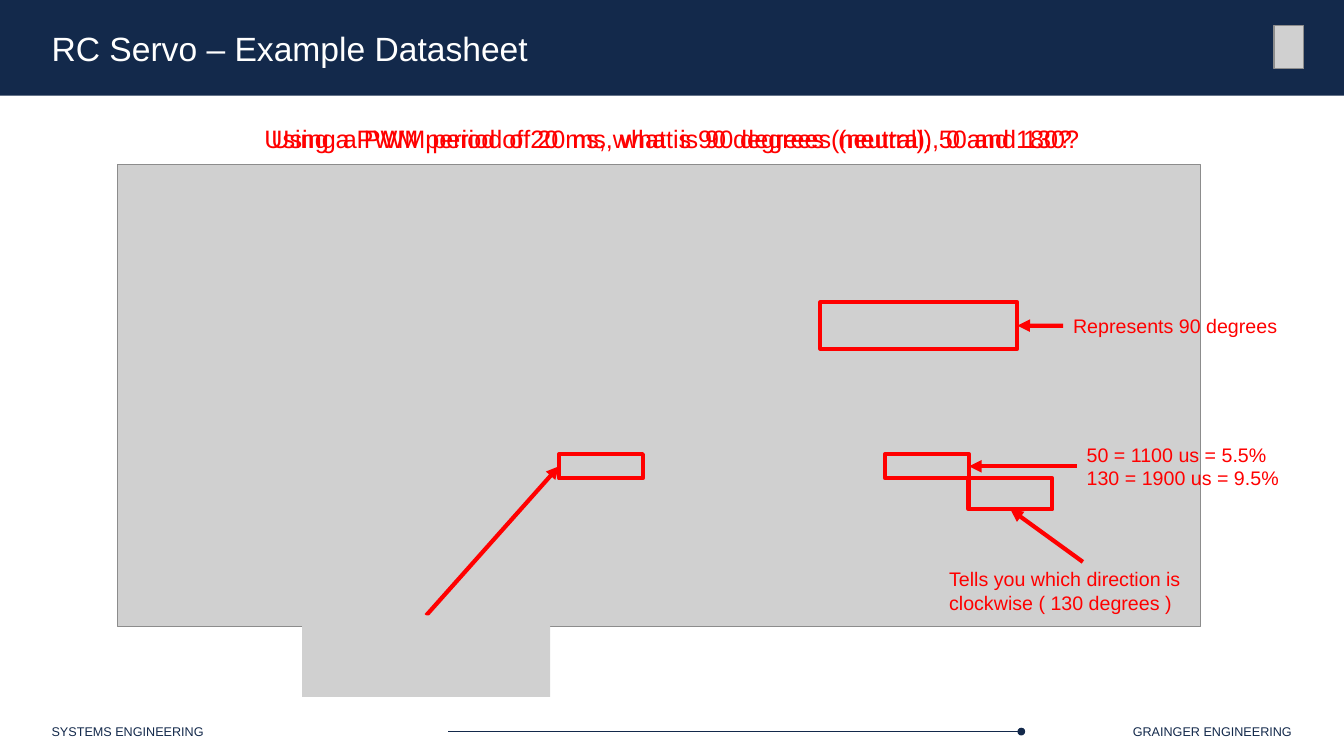
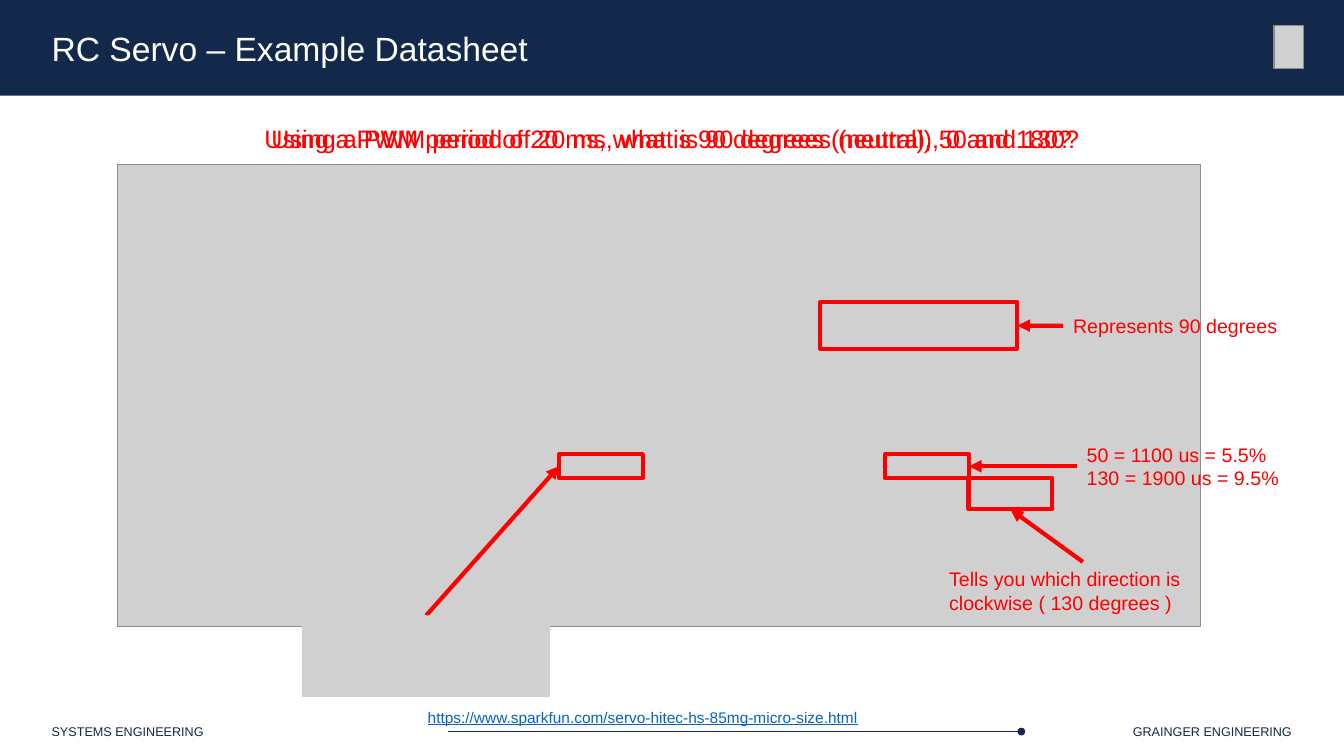
Before and after one commit to Marius-Juston/SE-423---Class-Material, a slide deck: slide 71 of Lectures/Slides/L6.pptx. Drawn at 1344x756 pixels with LibreOffice and Linux fonts; fonts in the diff are those of the drawing; grey boxes stand for pictures. Boxes give left, top, right and bottom in pixels: in the first picture for what was removed or moved away, otherwise in the second. Text is boxed around its words. In the diff, an @@ line names an element or a change of style, - is before the commit and + after.

```diff
--- a/Lectures/Slides/L6.pptx
+++ b/Lectures/Slides/L6.pptx
@@ text added at [428,712,857,726], 11 pt, text #0563C1, underline @@
+https://www.sparkfun.com/servo-hitec-hs-85mg-micro-size.html
```
Also in this commit, not shown: 15 other slides changed, 4 other files.
